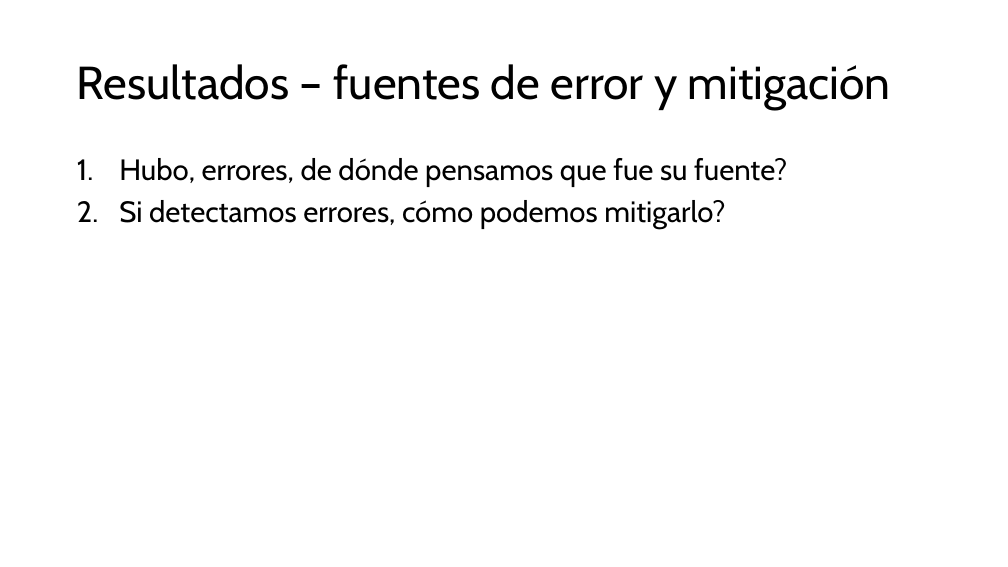
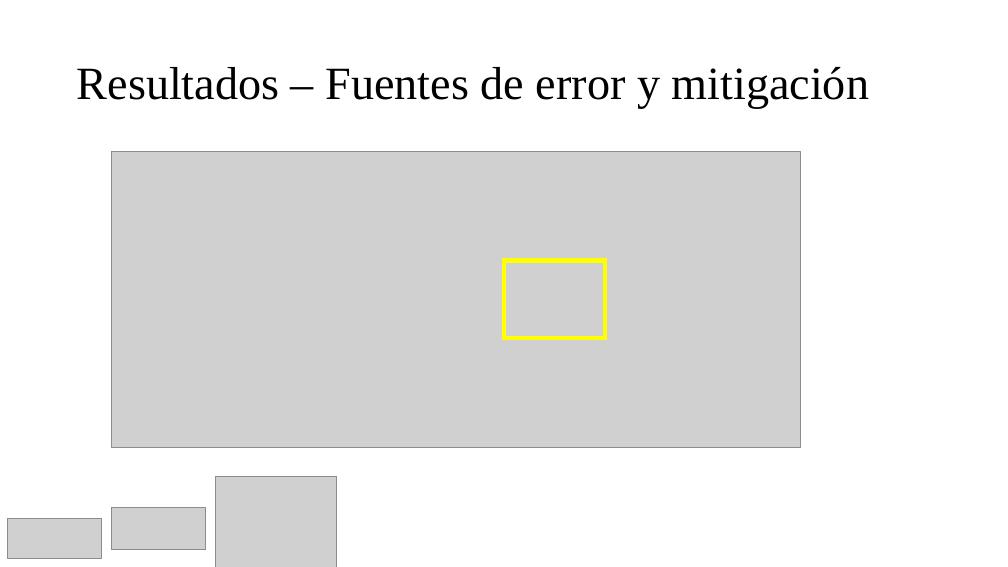
Before and after one commit to Archimedean2345/The-thermal-repository, a slide deck: slide 15 of PIAE2-Presentacion Tecnica.pptx (slide 14 before the commit). Drawn at 1008x567 pixels with LibreOffice and Linux fonts; fonts in the diff are those of the drawing; grey boxes stand for pictures. Boxes give left, top, right and bottom in pixels: in the first picture for what was removed or moved away, otherwise in the second. Text is boxed around its words. In the diff, an @@ line names an element or a change of style, - is before the commit and + after.

```diff
--- a/PIAE2-Presentacion Tecnica.pptx
+++ b/PIAE2-Presentacion Tecnica.pptx
@@ title at (x1=77, y1=67, x2=869, y2=109): text changed; font Cabin to Times New Roman @@
-Resultados – fuentes de error y mitigación
+Resultados – Fuentes de error y mitigación
@@ picture added at (x1=111, y1=151, x2=801, y2=448) @@
@@ text removed at (x1=119, y1=158, x2=787, y2=229) @@
-1. Hubo, errores, de dónde pensamos que fue su fuente?
-2. Si detectamos errores, cómo podemos mitigarlo?
@@ rectangle added at (x1=504, y1=261, x2=606, y2=338), outline #FFFF00 4.5 pt @@
@@ picture added at (x1=216, y1=476, x2=337, y2=567) @@
@@ picture added at (x1=111, y1=507, x2=205, y2=550) @@
@@ picture added at (x1=8, y1=519, x2=101, y2=559) @@
```
Also in this commit, not shown: 9 other slides changed, 2 slides added, 3 slides removed, 1 other file.
